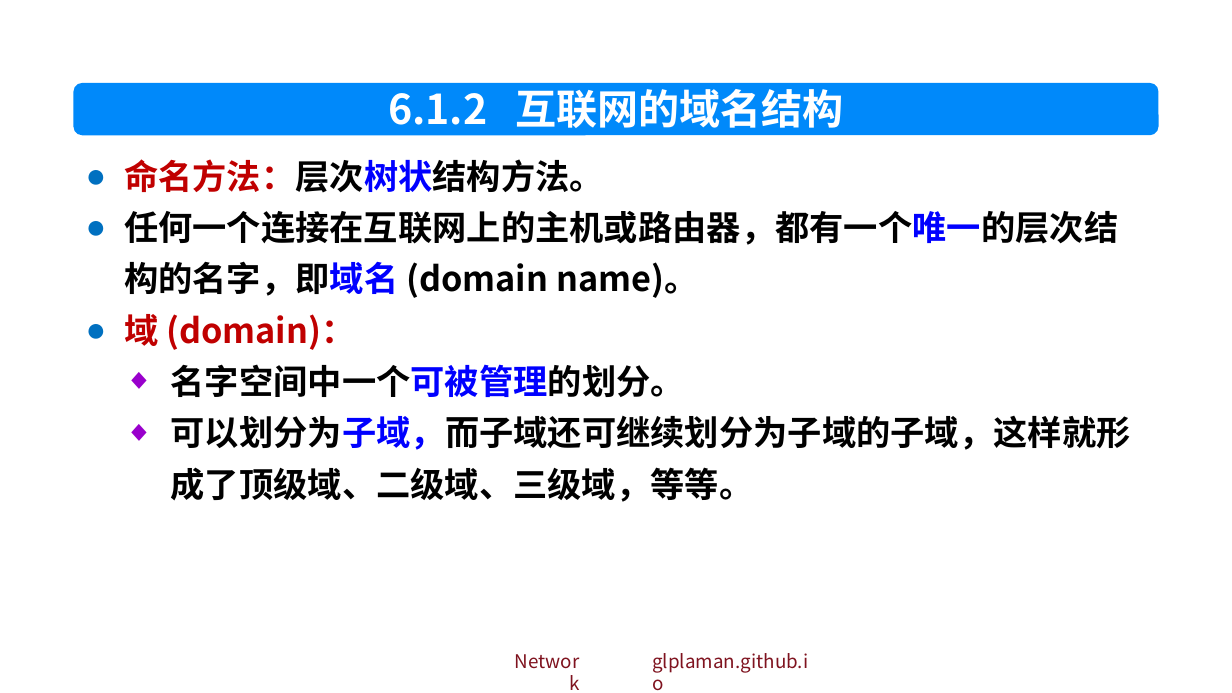
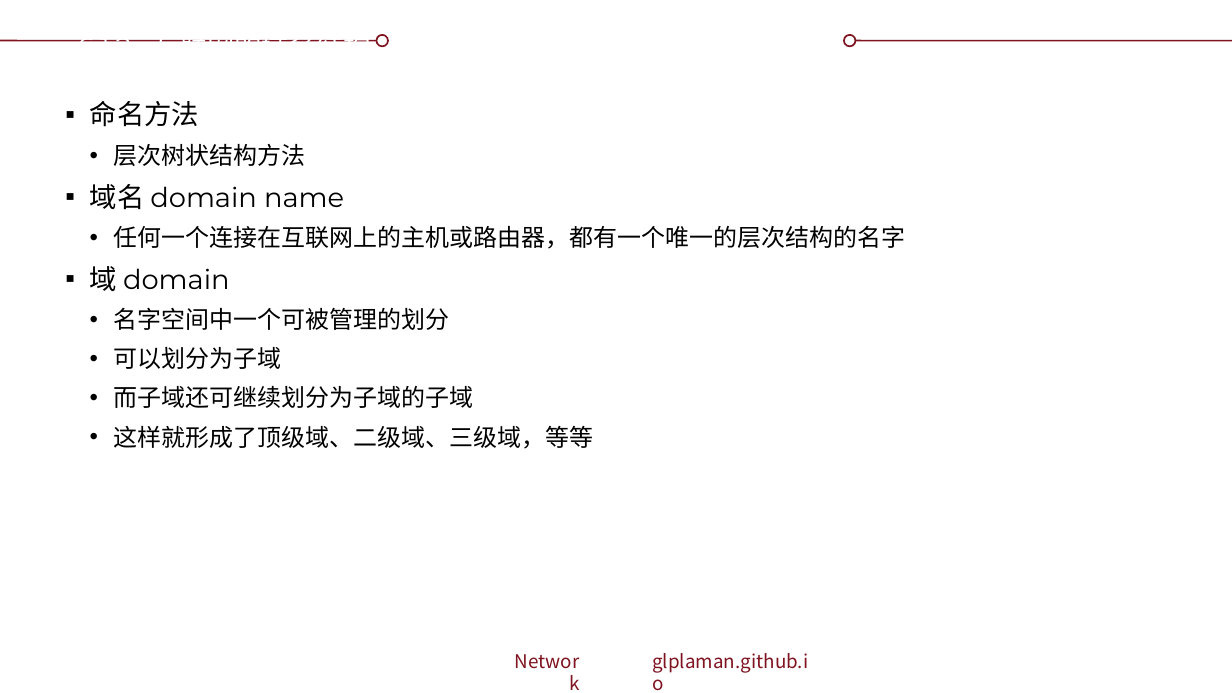
Before and after one commit to glplaman/glplaman.github.io, a slide deck: slide 13 of network/ppt/chap6.pptx (slide 12 before the commit). Drawn at 1232x693 pixels with LibreOffice and Linux fonts; fonts in the diff are those of the drawing; background and template pictures are left out. Boxes give left, top, right and bottom in pixels: in the first picture for what was removed or moved away, otherwise in the second. Text is boxed around its words. In the diff, an @@ line names an element or a change of style, - is before the commit and + after.

```diff
--- a/network/ppt/chap6.pptx
+++ b/network/ppt/chap6.pptx
@@ rectangle removed at (0, 0, 1232, 48) @@
@@ title "6.1.2 互联网的域名结构": place and size @@
-title "6.1.2 互联网的域名结构" at (388, 82, 844, 128)
+title "6.1.2 互联网的域名结构" at (78, 40, 371, 42)
@@ title "6.1.2 互联网的域名结构" at (78, 40, 371, 42): size 24 to 16 pt, font Noto Sans CJK SC to Montserrat, bold off; alignment centre to left; vertical alignment top to middle @@
@@ ellipse added at (377, 34, 388, 46), fill #FFFFFF, outline #7F131F 1 pt @@
@@ ellipse added at (844, 34, 855, 46), fill #FFFFFF, outline #7F131F 1 pt @@
@@ rounded rectangle removed at (74, 83, 1159, 136) @@
@@ text at (90, 101, 906, 449): text changed; size 20 to 14 pt; font Noto Sans CJK SC to Montserrat; bold off @@
-● 命名方法：层次树状结构方法。
-● 任何一个连接在互联网上的主机或路由器，都有一个唯一的层次结构的名字，即域名 (domain name)。
-● 域 (domain)：
-  ◆ 名字空间中一个可被管理的划分。
-  ◆ 可以划分为子域，而子域还可继续划分为子域的子域，这样就形成了顶级域、二级域、三级域，等等。
+▪ 命名方法
+  • 层次树状结构方法
+▪ 域名 domain name
+  • 任何一个连接在互联网上的主机或路由器，都有一个唯一的层次结构的名字
+▪ 域 domain
+  • 名字空间中一个可被管理的划分
+  • 可以划分为子域
+  • 而子域还可继续划分为子域的子域
+  • 这样就形成了顶级域、二级域、三级域，等等
```
Also in this commit, not shown: 61 other slides changed, 2 slides added, 8 slides removed, 10 other files.
